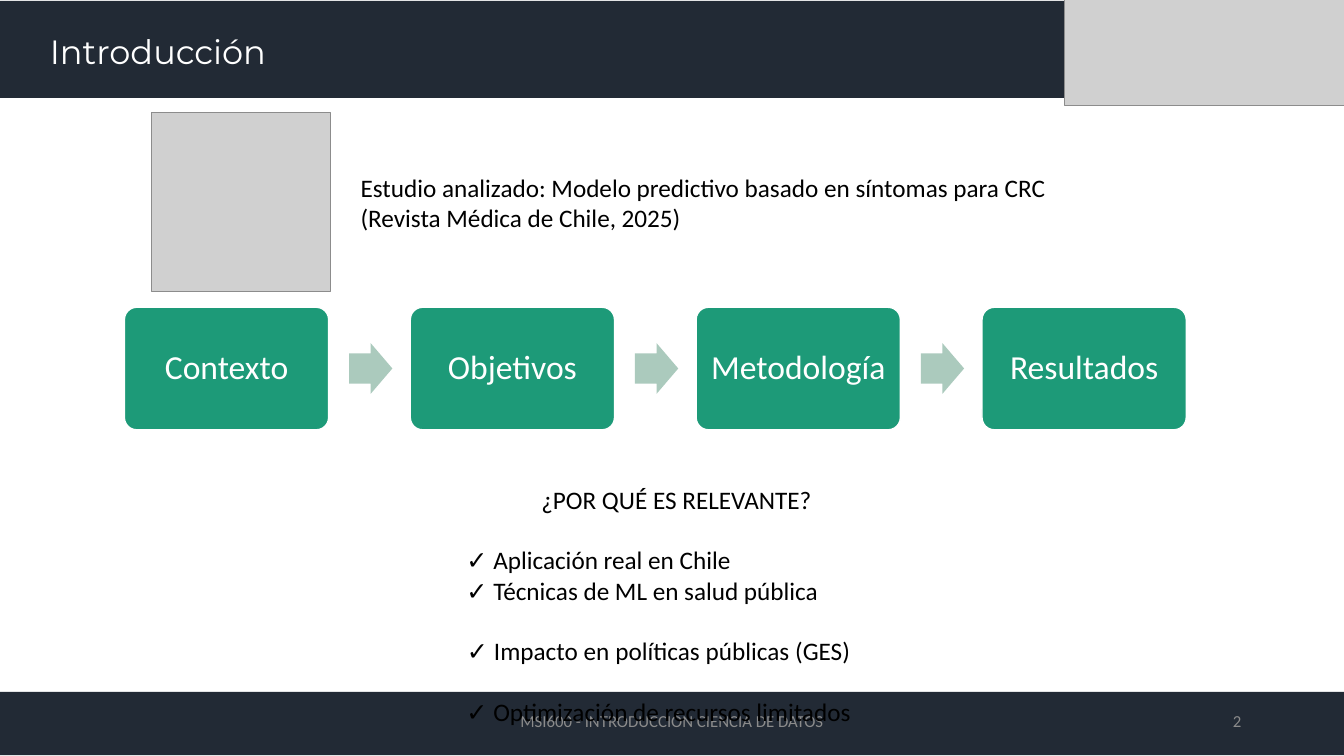
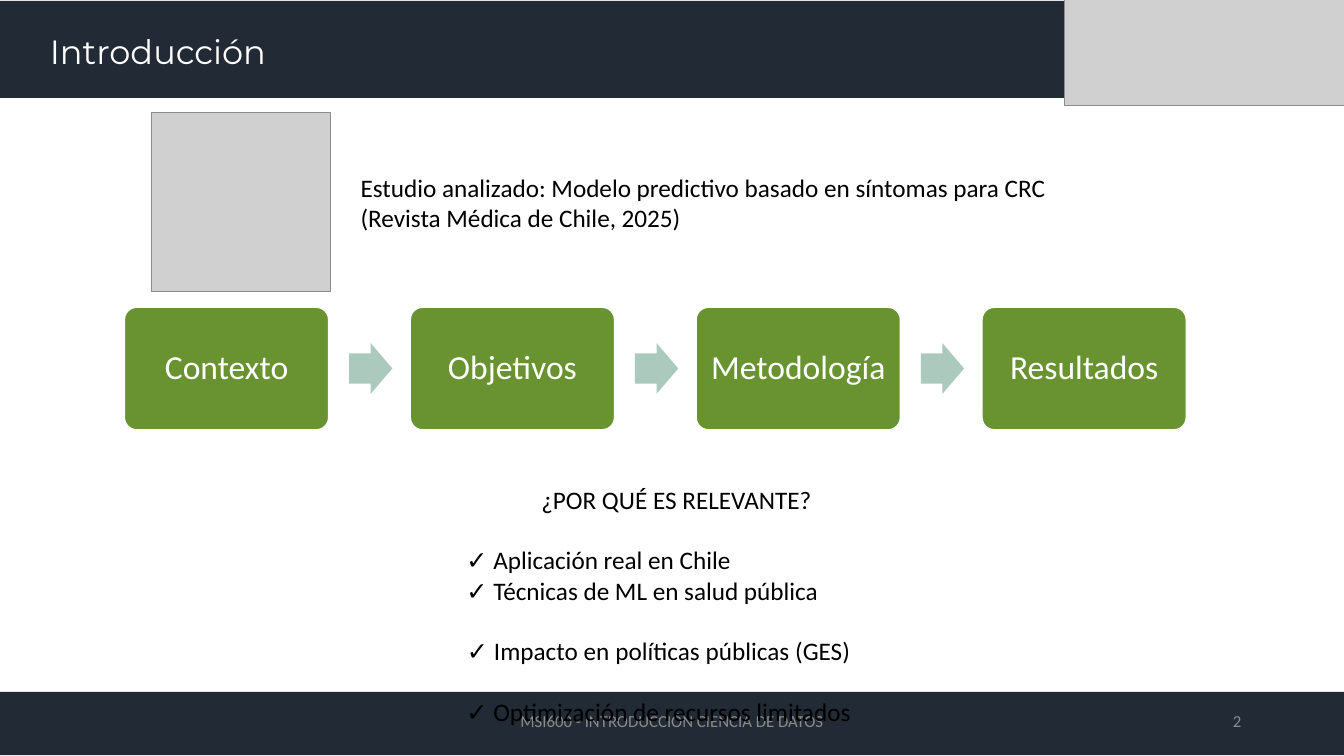
Before and after one commit to bguzmanm/MII-Ciencia-Datos-T001, a slide deck: slide 2 of material/PRESENTACION/cienciadedatosaplicada_investigacion.pptx. Drawn at 1344x756 pixels with LibreOffice and Linux fonts; fonts in the diff are those of the drawing; grey boxes stand for pictures. Boxes give left, top, right and bottom in pixels: in the first picture for what was removed or moved away, otherwise in the second. Text is boxed around its words. In the diff, an @@ line names an element or a change of style, - is before the commit and + after.

```diff
--- a/material/PRESENTACION/cienciadedatosaplicada_investigacion.pptx
+++ b/material/PRESENTACION/cienciadedatosaplicada_investigacion.pptx
@@ fill #1D9A78 to #699331 in 4 elements at (124,308,329,431), (410,308,615,431), (697,308,901,431), (982,308,1187,431) @@
```
Also in this commit, not shown: 8 other slides changed.
